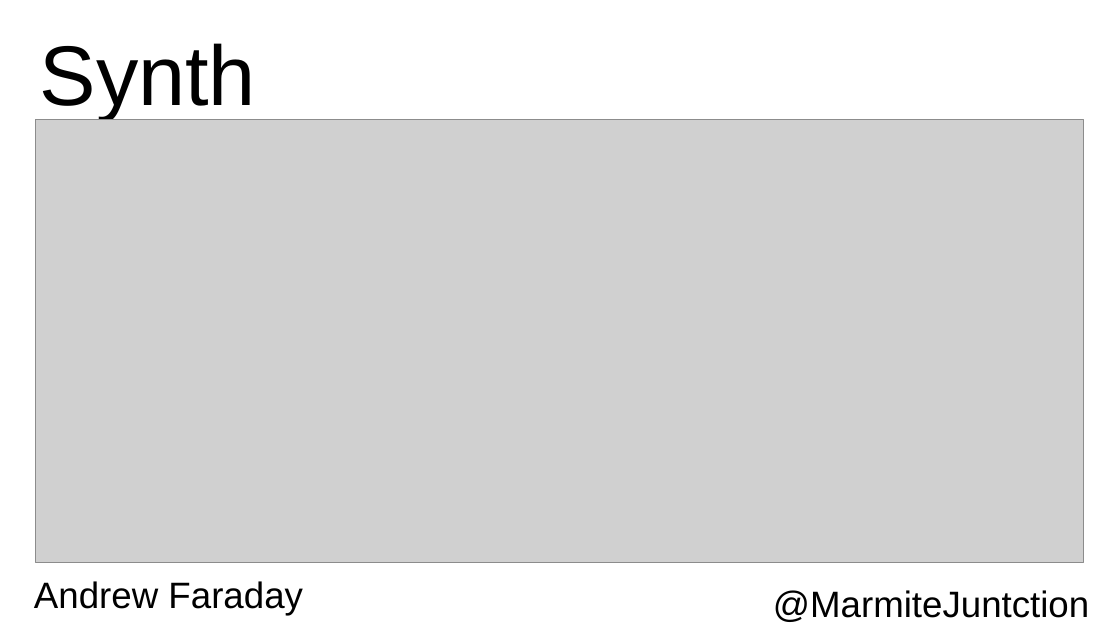
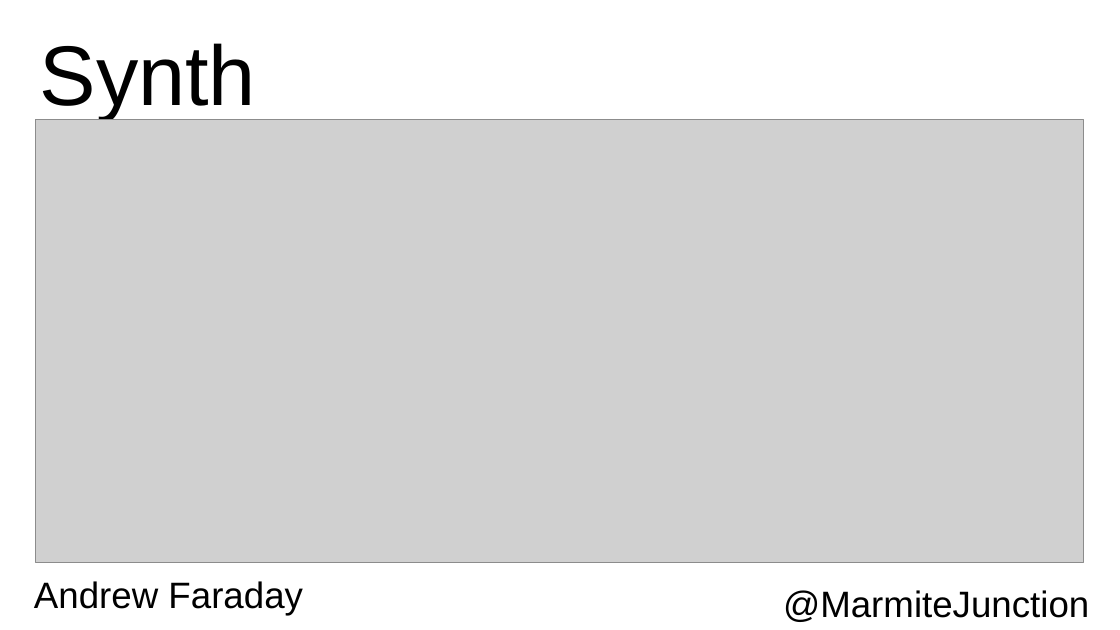
Before and after one commit to AJFaraday/conference-repo, a slide deck: slide 10 of talks/SMIFF/pres.odp (slide 11 before the commit). Drawn at 1120x630 pixels with LibreOffice and Linux fonts; fonts in the diff are those of the drawing; grey boxes stand for pictures. Boxes give left, top, right and bottom in pixels: in the first picture for what was removed or moved away, otherwise in the second. Text is boxed around its words. In the diff, an @@ line names an element or a change of style, - is before the commit and + after.

```diff
--- a/talks/SMIFF/pres.odp
+++ b/talks/SMIFF/pres.odp
@@ text at box(783, 590, 1089, 622): text changed @@
-@MarmiteJuntction
+@MarmiteJunction
```
Also in this commit, not shown: 18 other slides changed, 1 slide removed.
